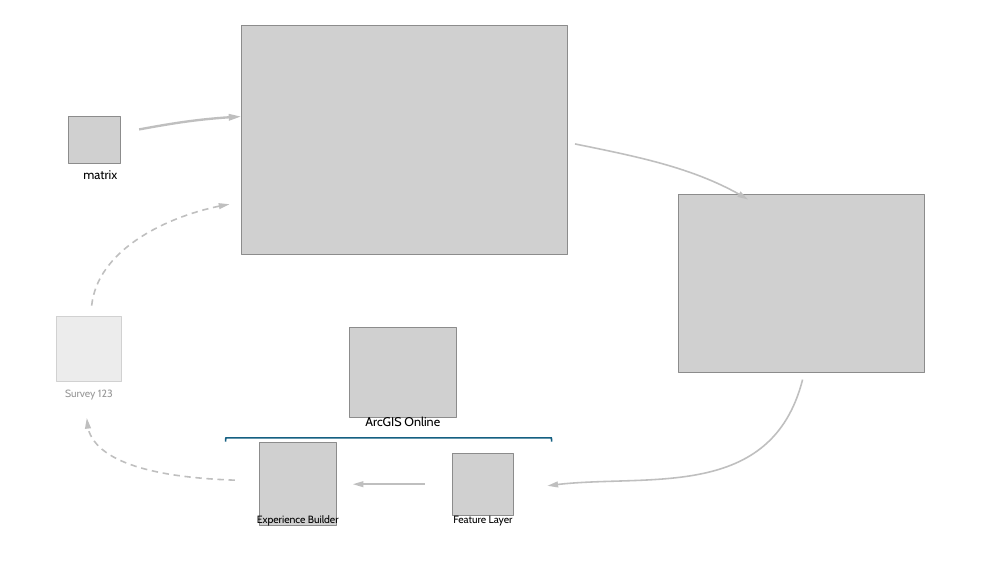
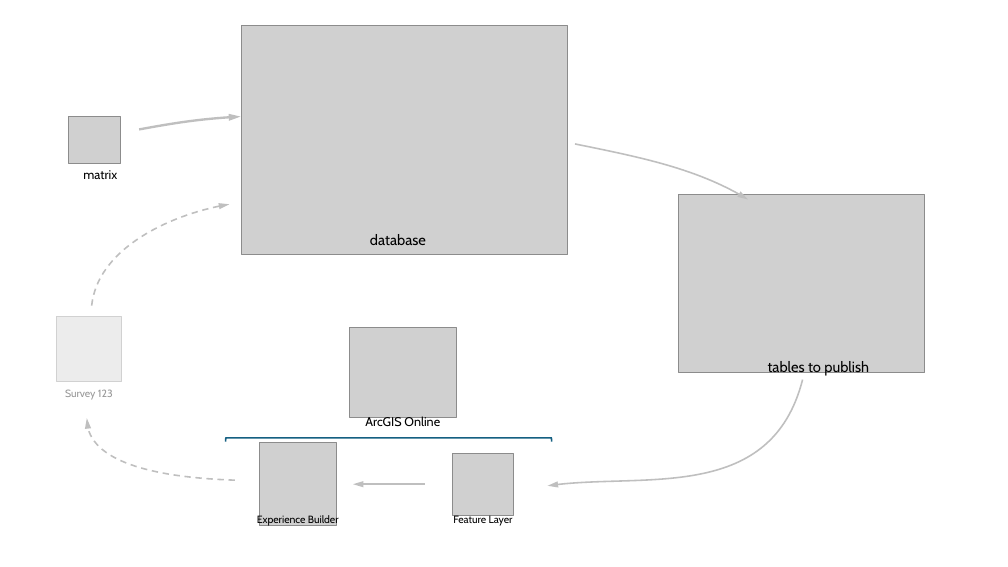
Before and after one commit to WA-Nearshore/seagrass-restoration-processing, a slide deck: slide 10 of docs/seagrass_restoration_storymap_notes.pptx (slide 11 before the commit). Drawn at 1008x567 pixels with LibreOffice and Linux fonts; fonts in the diff are those of the drawing; grey boxes stand for pictures. Boxes give left, top, right and bottom in pixels: in the first picture for what was removed or moved away, otherwise in the second. Text is boxed around its words. In the diff, an @@ line names an element or a change of style, - is before the commit and + after.

```diff
--- a/docs/seagrass_restoration_storymap_notes.pptx
+++ b/docs/seagrass_restoration_storymap_notes.pptx
@@ text added at (x1=370, y1=234, x2=426, y2=245), 14 pt, text #000000 @@
+database
@@ text added at (x1=768, y1=361, x2=869, y2=376), 14 pt, text #000000 @@
+tables to publish
```
Also in this commit, not shown: 1 slide removed, 37 other files.
